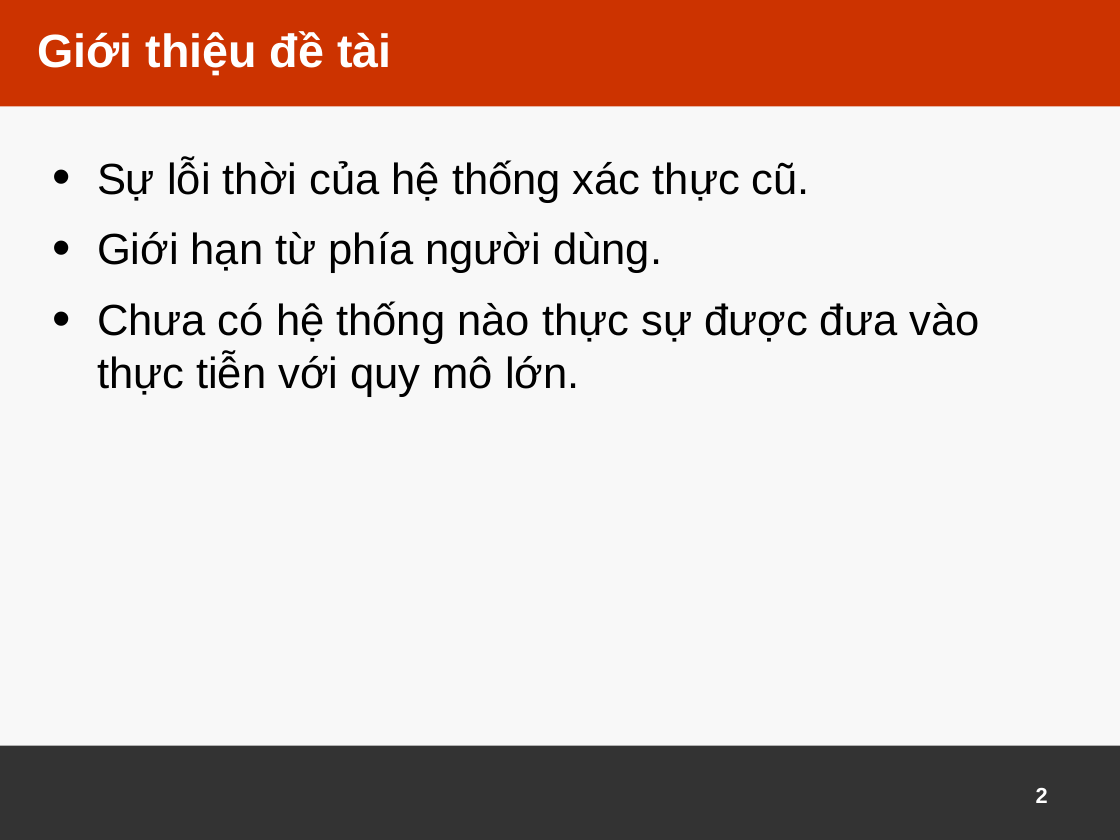
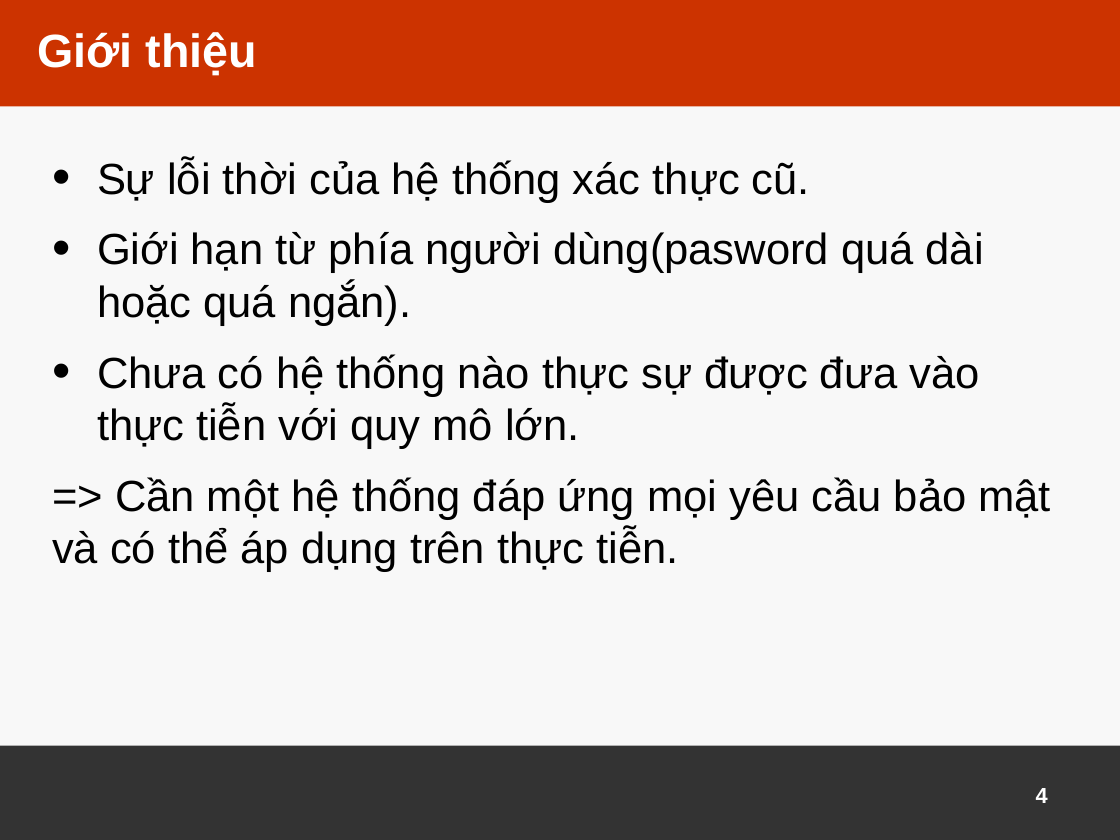
Before and after one commit to xnguyena2/test, a slide deck: slide 4 of Slide.pptx (slide 2 before the commit). Drawn at 1120x840 pixels with LibreOffice and Linux fonts; fonts in the diff are those of the drawing; background and template pictures are left out. Boxes give left, top, right and bottom in pixels: in the first picture for what was removed or moved away, otherwise in the second. Text is boxed around its words. In the diff, an @@ line names an element or a change of style, - is before the commit and + after.

```diff
--- a/Slide.pptx
+++ b/Slide.pptx
@@ title at (x1=37, y1=32, x2=257, y2=76): text changed @@
-Giới thiệu đề tài
+Giới thiệu
@@ text at (x1=97, y1=232, x2=984, y2=326): text changed @@
-• Giới hạn từ phía người dùng.
+• Giới hạn từ phía người dùng(pasword quá dài hoặc quá ngắn).
@@ text at (x1=52, y1=477, x2=1050, y2=572): paragraph added @@
+=> Cần một hệ thống đáp ứng mọi yêu cầu bảo mật và có thể áp dụng trên thực tiễn.
@@ page number at (x1=1036, y1=788, x2=1048, y2=803): text changed @@
-2
+4
```
Also in this commit, not shown: 15 other slides changed, 9 slides added, 1 slide removed, 1 other file.
